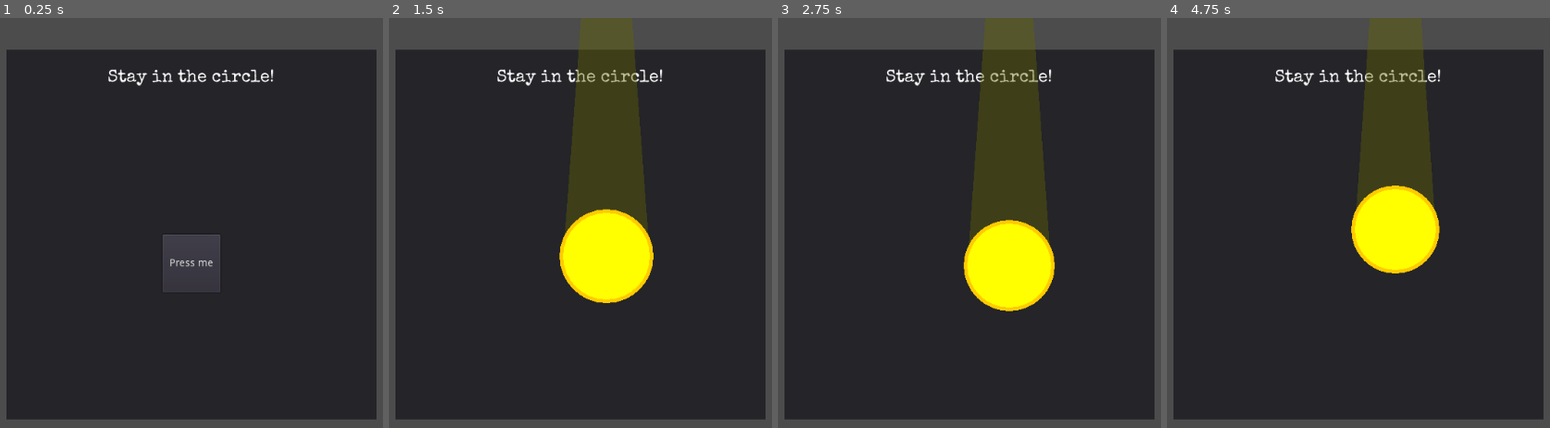
Above: before the commit, frames 1-4 (left to right).
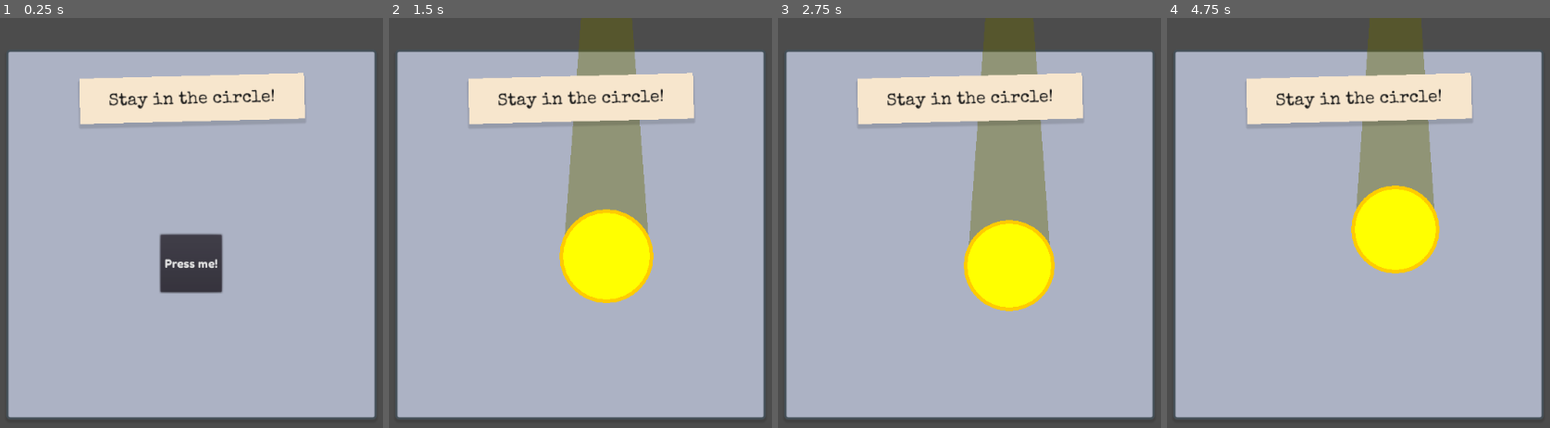
Above: after the commit, the same moments.

Repository: hupijekku/LD46
Game: Godot game, scene res://Scenes/Games/Circle.tscn
The game is run twice, just before and just after one commit, with the same random seed, the same clock (stepped at 60 frames per second) and the same inputs. This scene is started directly instead of the project's main scene.
Inputs (mouse positions are in pixels of both pictures, inside the frame that each line leads up to):
- Up to frame 1 (0.25 s): no input
- Up to frame 2 (1.5 s): click "Press me" (after the commit: "Press me!") at 0.5 s; move the mouse to (745, 214) at 1.27 s; press the mouse at (745, 214) at 1.28 s
- Up to frame 3 (2.75 s): move the mouse to (820, 255) at 2.02 s; release the mouse at (820, 255) at 2.03 s; click (820, 255) at 2.1 s
- Up to frame 4 (4.75 s): move the mouse to (1431, 141) at 2.77 s; press the mouse at (1431, 141) at 2.78 s; move the mouse to (1320, 321) at 3.52 s; release the mouse at (1320, 321) at 3.53 s; click (1320, 321) at 3.6 s; move the mouse to (outside the picture) at 4.27 s; press the mouse at (outside the picture) at 4.28 s

The runs differ from the first frame. In frame 1, 85% of the frame differs, in the area x 1-99%, y 7-98%; in frame 2, 83%; in frame 3, 83%; in frame 4, 83%.

Commit message:
Prettied up circle mg

Diff:
--- a/Project/Scenes/Games/Circle.tscn
+++ b/Project/Scenes/Games/Circle.tscn
@@ -1,8 +1,16 @@
-[gd_scene load_steps=4 format=2]
+[gd_scene load_steps=9 format=2]
 
 [ext_resource path="res://Themes/GameLabel.tres" type="Theme" id=1]
 [ext_resource path="res://Scripts/Circle.gd" type="Script" id=2]
 [ext_resource path="res://Scripts/DrawCircle.gd" type="Script" id=3]
+[ext_resource path="res://Themes/Note.tres" type="Theme" id=4]
+[ext_resource path="res://Themes/MetalPanel.tres" type="Theme" id=5]
+[ext_resource path="res://Fonts/FredokaOne-Regular.ttf" type="DynamicFontData" id=6]
+
+[sub_resource type="StyleBoxEmpty" id=1]
+
+[sub_resource type="DynamicFont" id=2]
+font_data = ExtResource( 6 )
 
 [node name="Circle" type="Node2D"]
 script = ExtResource( 2 )
@@ -14,29 +22,10 @@
 margin_top = 44.0
 margin_right = 768.0
 margin_bottom = 556.0
+theme = ExtResource( 5 )
 __meta__ = {
 "_edit_use_anchors_": false
 }
-
-[node name="CenterContainer" type="CenterContainer" parent="CanvasLayer/Panel"]
-anchor_right = 1.0
-anchor_bottom = 1.0
-margin_bottom = -432.0
-__meta__ = {
-"_edit_use_anchors_": false
-}
-
-[node name="HBoxContainer" type="HBoxContainer" parent="CanvasLayer/Panel/CenterContainer"]
-margin_left = 155.0
-margin_top = 25.0
-margin_right = 357.0
-margin_bottom = 55.0
-
-[node name="Label" type="Label" parent="CanvasLayer/Panel/CenterContainer/HBoxContainer"]
-margin_right = 202.0
-margin_bottom = 30.0
-theme = ExtResource( 1 )
-text = "Stay in the circle!"
 
 [node name="CenterContainer2" type="CenterContainer" parent="CanvasLayer/Panel"]
 margin_top = 80.0
@@ -50,13 +39,43 @@
 margin_right = 512.0
 margin_bottom = 432.0
 rect_min_size = Vector2( 512, 432 )
+custom_styles/panel = SubResource( 1 )
 script = ExtResource( 3 )
 
 [node name="Button" type="Button" parent="CanvasLayer/Panel/CenterContainer2"]
-margin_left = 216.0
+margin_left = 213.0
 margin_top = 176.0
-margin_right = 296.0
+margin_right = 298.0
 margin_bottom = 256.0
 rect_min_size = Vector2( 80, 80 )
-text = "Press me"
+custom_fonts/font = SubResource( 2 )
+text = "Press me!"
+
+[node name="Note" type="Panel" parent="CanvasLayer/Panel"]
+anchor_left = 0.5
+anchor_right = 0.5
+margin_left = -155.5
+margin_top = 40.0
+margin_right = 155.5
+margin_bottom = 103.0
+theme = ExtResource( 4 )
+__meta__ = {
+"_edit_use_anchors_": false
+}
+
+[node name="Label" type="Label" parent="CanvasLayer/Panel/Note"]
+anchor_left = 0.5
+anchor_top = 0.5
+anchor_right = 0.5
+anchor_bottom = 0.5
+margin_left = -115.5
+margin_top = -10.5
+margin_right = 115.5
+margin_bottom = 14.5
+theme = ExtResource( 1 )
+custom_colors/font_color = Color( 0.0980392, 0.0980392, 0.0980392, 1 )
+text = "Stay in the circle!"
+__meta__ = {
+"_edit_use_anchors_": false
+}
 [connection signal="pressed" from="CanvasLayer/Panel/CenterContainer2/Button" to="." method="_on_Button_pressed"]
--- a/Project/Scripts/Circle.gd
+++ b/Project/Scripts/Circle.gd
@@ -3,7 +3,7 @@
 var game_on = false
 
 func _ready():
-
+	$CanvasLayer/Panel/Note.set_rotation(deg2rad(rand_range(-3, 3)))
 
 
 	pass
